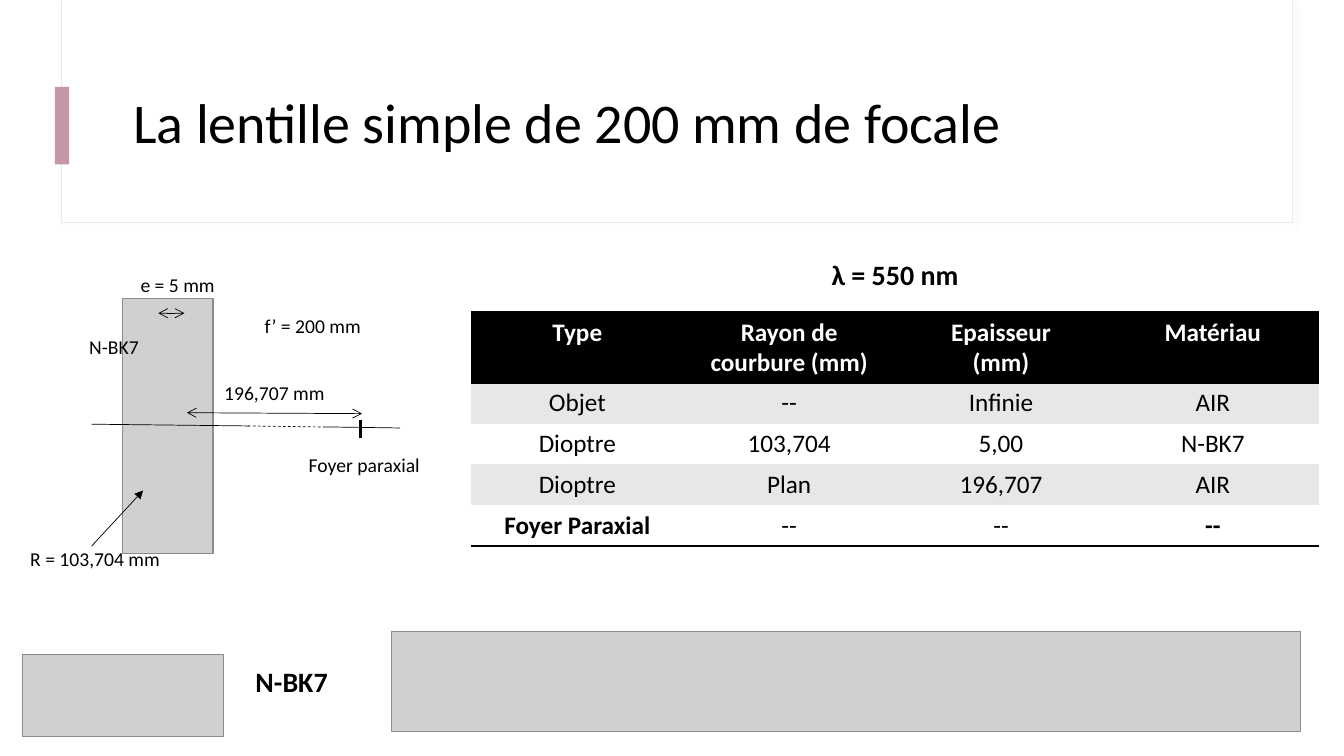
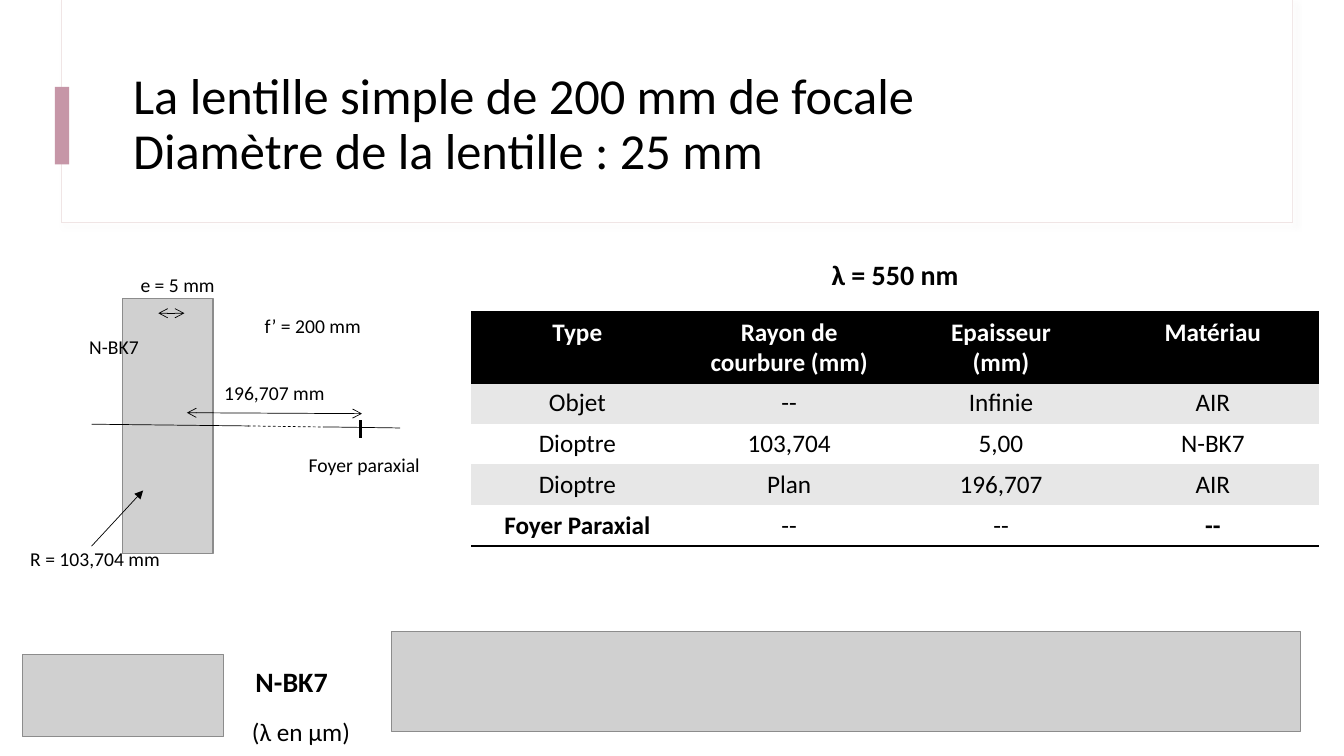
Before and after one commit to IOGS-Digital-Methods/semester-6, a slide deck: slide 6 of ONIP/NotionsCles.pptx. Drawn at 1344x756 pixels with LibreOffice and Linux fonts; fonts in the diff are those of the drawing; grey boxes stand for pictures. Boxes give left, top, right and bottom in pixels: in the first picture for what was removed or moved away, otherwise in the second. Text is boxed around its words. In the diff, an @@ line names an element or a change of style, - is before the commit and + after.

```diff
--- a/ONIP/NotionsCles.pptx
+++ b/ONIP/NotionsCles.pptx
@@ title at (133,79,913,170): text changed; size 40 to 36 pt @@
-La lentille simple de 200 mm de focale
+La lentille simple de 200 mm de focale
+Diamètre de la lentille : 25 mm
@@ text added at (252,722,350,745), 18 pt, text #000000 @@
+(λ en µm)
```
Also in this commit, not shown: 4 other slides changed, 1 other file.
